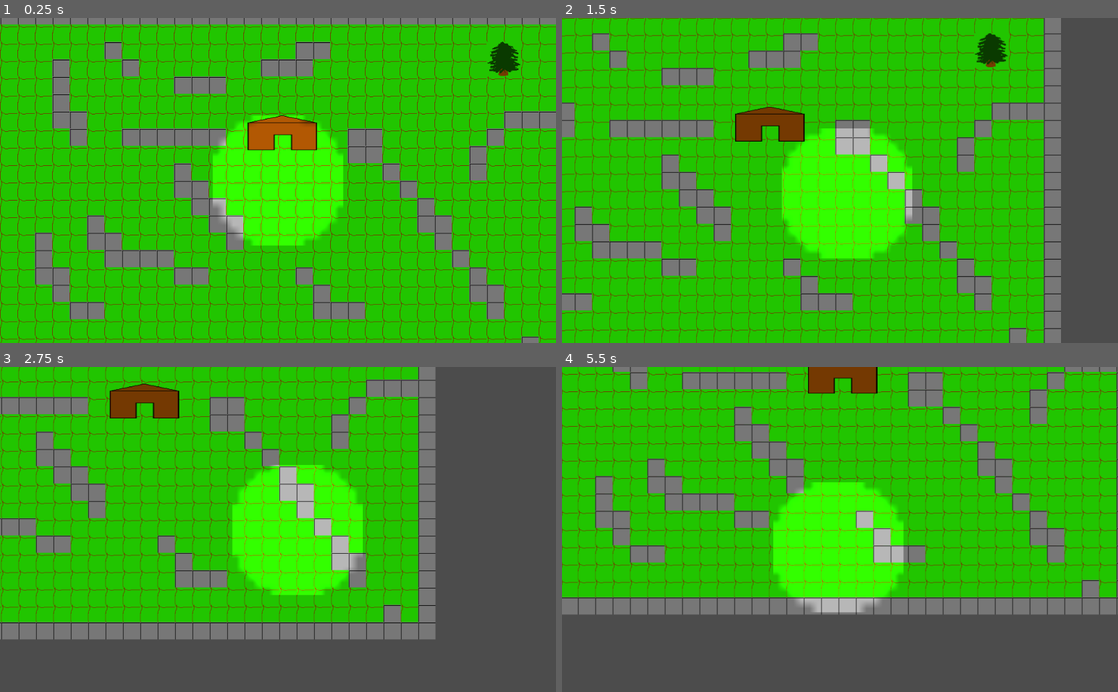
Above: before the commit, frames 1-4 (two rows, left to right).
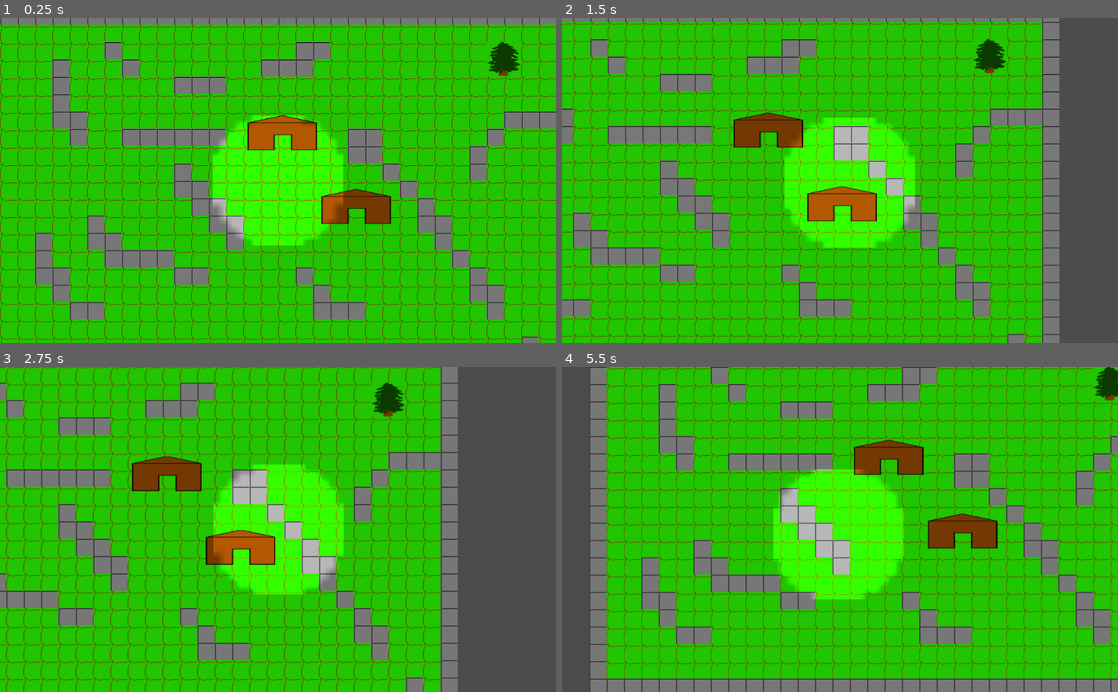
Above: after the commit, the same moments.

Repository: HaywardMorihara/2021AprGameJam
Game: Godot game, scene res://map/Map.tscn
Two runs of this game, one before a commit and one after it. Both use one fixed random seed, a clock stepped at 60 frames per second and the inputs below. This scene is started directly instead of the project's main scene.
Inputs (mouse positions are in pixels of both pictures, inside the frame that each line leads up to):
- Up to frame 1 (0.25 s): no input
- Up to frame 2 (1.5 s): tap Enter at 0.5 s; move the mouse to (962, 164) at 0.52 s; press the mouse at (962, 164) at 0.53 s; hold D (right) 0.53-1.28 s; move the mouse to (728, 196) at 1.27 s; release the mouse at (728, 196) at 1.28 s; hold S (down) from 1.28 s (still down); click (728, 196) at 1.35 s
- Up to frame 3 (2.75 s): move the mouse to (333, 458) at 2.02 s; release S (down) at 2.03 s; press the mouse at (333, 458) at 2.03 s; hold D (right) from 2.03 s (still down)
- Up to frame 4 (5.5 s): move the mouse to (812, 594) at 2.77 s; release D (right) at 2.78 s; release the mouse at (812, 594) at 2.78 s; hold W (up) 2.78-3.53 s; click (812, 594) at 2.85 s; move the mouse to (1006, 578) at 3.52 s; press the mouse at (1006, 578) at 3.53 s; hold A (left) 3.53-5.03 s; move the mouse to (673, 480) at 4.27 s; release the mouse at (673, 480) at 4.28 s; click (673, 480) at 4.35 s; move the mouse to (867, 529) at 5.02 s; press the mouse at (867, 529) at 5.03 s; hold S (down) from 5.03 s (still down)

The runs differ from the first frame. In frame 1, 1.1% of the frame differs, in the area x 57-71%, y 52-64%; in frame 2, 27%; in frame 3, 52%; in frame 4, 62%, in the area x 0-100%, y 0-100%.

Commit message:
Enter and exit multiple different buildings and exit at the right place

Diff:
--- /dev/null
+++ b/Global.gd
@@ -0,0 +1,4 @@
+extends Node
+
+
+var next_exit_map_position : Vector2
--- a/house/StaticBody2D.gd
+++ b/house/Entrance.gd
@@ -7,4 +7,5 @@
 func _on_Location_body_entered(body):
 	#	https://godotengine.org/qa/65414/how-to-tell-what-sort-of-body-ive-hit-in-area-body_entered
 	if body.name == "PlayerBody":
+		Global.next_exit_map_position = $ExitPosition.global_position
 		get_tree().change_scene(destination_scene)
--- a/location/Location.tscn
+++ b/house/Entrance.tscn
@@ -1,11 +1,11 @@
 [gd_scene load_steps=3 format=2]
 
-[ext_resource path="res://house/StaticBody2D.gd" type="Script" id=1]
+[ext_resource path="res://house/Entrance.gd" type="Script" id=1]
 
 [sub_resource type="RectangleShape2D" id=1]
 extents = Vector2( 32, 16 )
 
-[node name="Location" type="Area2D"]
+[node name="Entrance" type="Area2D"]
 script = ExtResource( 1 )
 __meta__ = {
 "_edit_group_": true
@@ -13,4 +13,7 @@
 
 [node name="CollisionShape2D" type="CollisionShape2D" parent="."]
 shape = SubResource( 1 )
+
+[node name="ExitPosition" type="Position2D" parent="."]
+position = Vector2( 0, 32 )
 [connection signal="body_entered" from="." to="." method="_on_Location_body_entered"]
--- /dev/null
+++ b/house/Exit.gd
@@ -0,0 +1,7 @@
+extends Area2D
+
+
+func _on_Location_body_entered(body):
+	#	https://godotengine.org/qa/65414/how-to-tell-what-sort-of-body-ive-hit-in-area-body_entered
+	if body.name == "PlayerBody":
+		get_tree().change_scene("res://map/Map.tscn")
--- /dev/null
+++ b/house/Exit.tscn
@@ -0,0 +1,16 @@
+[gd_scene load_steps=3 format=2]
+
+[ext_resource path="res://house/Exit.gd" type="Script" id=1]
+
+[sub_resource type="RectangleShape2D" id=1]
+extents = Vector2( 32, 16 )
+
+[node name="Exit" type="Area2D"]
+script = ExtResource( 1 )
+__meta__ = {
+"_edit_group_": true
+}
+
+[node name="CollisionShape2D" type="CollisionShape2D" parent="."]
+shape = SubResource( 1 )
+[connection signal="body_entered" from="." to="." method="_on_Location_body_entered"]
--- /dev/null
+++ b/house/ExteriorHouse.gd
@@ -0,0 +1,17 @@
+extends Node2D
+
+export var destination_scene : String
+
+# Declare member variables here. Examples:
+# var a = 2
+# var b = "text"
+
+
+# Called when the node enters the scene tree for the first time.
+func _ready():
+	$Entrance.destination_scene = destination_scene
+
+
+# Called every frame. 'delta' is the elapsed time since the previous frame.
+#func _process(delta):
+#	pass
--- a/house/ExteriorHouse.tscn
+++ b/house/ExteriorHouse.tscn
@@ -1,9 +1,11 @@
-[gd_scene load_steps=3 format=2]
+[gd_scene load_steps=4 format=2]
 
 [ext_resource path="res://assets/House.png" type="Texture" id=1]
-[ext_resource path="res://location/Location.tscn" type="PackedScene" id=2]
+[ext_resource path="res://house/Entrance.tscn" type="PackedScene" id=2]
+[ext_resource path="res://house/ExteriorHouse.gd" type="Script" id=3]
 
-[node name="Node2D" type="Node2D"]
+[node name="ExteriorHouse" type="Node2D"]
+script = ExtResource( 3 )
 
 [node name="HouseStaticBody" type="StaticBody2D" parent="."]
 
@@ -15,7 +17,6 @@
 scale = Vector2( 2, 1 )
 texture = ExtResource( 1 )
 
-[node name="Location" parent="." instance=ExtResource( 2 )]
+[node name="Entrance" parent="." instance=ExtResource( 2 )]
 position = Vector2( 0, 16 )
 scale = Vector2( 0.54793, 1.00623 )
-destination_scene = "res://house/InteriorHouse.tscn"
--- a/house/InteriorHouse.tscn
+++ b/house/InteriorHouse.tscn
@@ -2,7 +2,7 @@
 
 [ext_resource path="res://assets/2021FebGameJamTilesheet.png" type="Texture" id=1]
 [ext_resource path="res://player/Player.tscn" type="PackedScene" id=2]
-[ext_resource path="res://location/Location.tscn" type="PackedScene" id=3]
+[ext_resource path="res://house/Exit.tscn" type="PackedScene" id=3]
 
 [sub_resource type="ConvexPolygonShape2D" id=1]
 points = PoolVector2Array( 0, 0, 32, 0, 32, 32, 0, 32 )
@@ -53,7 +53,7 @@
 tile_data = PoolIntArray( -196612, 1, 0, -196611, 1, 0, -196610, 1, 0, -196609, 1, 0, -262144, 1, 0, -262143, 1, 0, -26 …(751 unchanged characters)…
 
 [node name="Player" parent="." instance=ExtResource( 2 )]
+position = Vector2( 0, 80 )
 
-[node name="Location" parent="." instance=ExtResource( 3 )]
-position = Vector2( 0, 144 )
-destination_scene = "res://map/Map.tscn"
+[node name="Exit" parent="." instance=ExtResource( 3 )]
+position = Vector2( 0, 120 )
--- /dev/null
+++ b/map/Map.gd
@@ -0,0 +1,18 @@
+extends Node2D
+
+
+# Declare member variables here. Examples:
+# var a = 2
+# var b = "text"
+
+
+# Called when the node enters the scene tree for the first time.
+func _ready():
+	print(Global.next_exit_map_position)
+	if Global.next_exit_map_position:
+		$Player.position = Global.next_exit_map_position
+
+
+# Called every frame. 'delta' is the elapsed time since the previous frame.
+#func _process(delta):
+#	pass
--- a/map/Map.tscn
+++ b/map/Map.tscn
@@ -1,8 +1,9 @@
-[gd_scene load_steps=7 format=2]
+[gd_scene load_steps=8 format=2]
 
 [ext_resource path="res://player/Player.tscn" type="PackedScene" id=1]
 [ext_resource path="res://assets/2021FebGameJamTilesheet.png" type="Texture" id=2]
 [ext_resource path="res://house/ExteriorHouse.tscn" type="PackedScene" id=3]
+[ext_resource path="res://map/Map.gd" type="Script" id=4]
 
 [sub_resource type="ConvexPolygonShape2D" id=1]
 points = PoolVector2Array( 0, 0, 32, 0, 64, 0, 64, 32, 32, 32, 32, 64, 0, 64 )
@@ -69,6 +70,7 @@
 2/z_index = 0
 
 [node name="Map" type="Node2D"]
+script = ExtResource( 4 )
 
 [node name="TempTileMap" type="TileMap" parent="."]
 tile_set = SubResource( 3 )
@@ -82,5 +84,10 @@
 visible = false
 color = Color( 0.113725, 0.0784314, 0.160784, 1 )
 
-[node name="Node2D" parent="." instance=ExtResource( 3 )]
+[node name="House1" parent="." instance=ExtResource( 3 )]
 position = Vector2( 8, -88 )
+destination_scene = "res://house/InteriorHouse.tscn"
+
+[node name="House2" parent="." instance=ExtResource( 3 )]
+position = Vector2( 144, 48 )
+destination_scene = "res://house/InteriorHouse.tscn"
--- a/menu/MainMenu.tscn
+++ b/menu/MainMenu.tscn
@@ -14,10 +14,10 @@
 anchor_top = 0.5
 anchor_right = 0.5
 anchor_bottom = 0.5
-margin_left = -6.0
-margin_top = -10.0
-margin_right = 6.0
-margin_bottom = 10.0
+margin_left = -288.0
+margin_top = -172.0
+margin_right = 280.0
+margin_bottom = 164.0
 text = "Start"
 script = ExtResource( 1 )
 __meta__ = {
--- a/project.godot
+++ b/project.godot
@@ -18,6 +18,10 @@
 config/name="2021AprGameJam"
 run/main_scene="res://menu/MainMenu.tscn"
 config/icon="res://icon.png"
+
+[autoload]
+
+Global="*res://Global.gd"
 
 [input]
 
